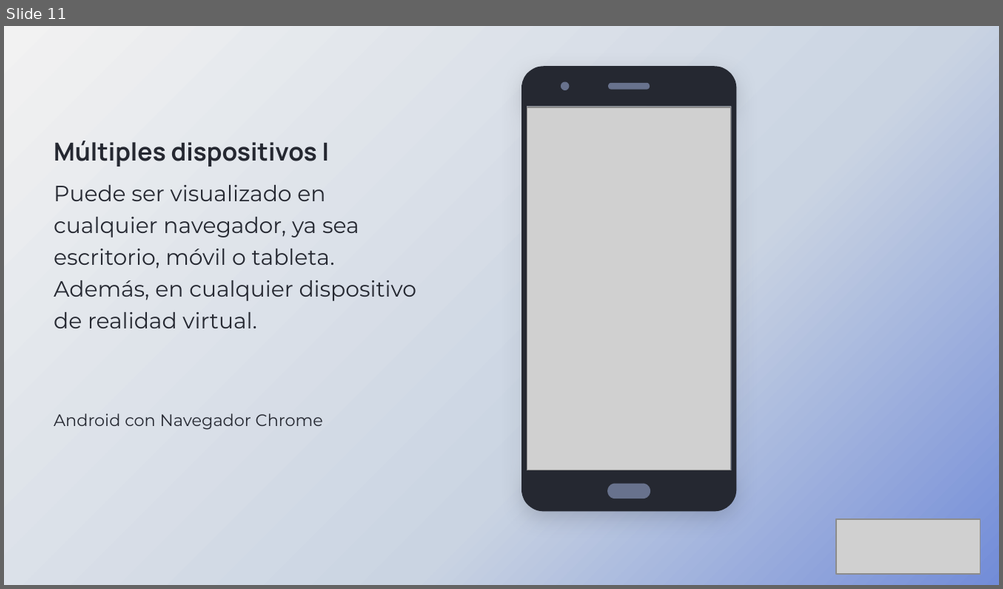
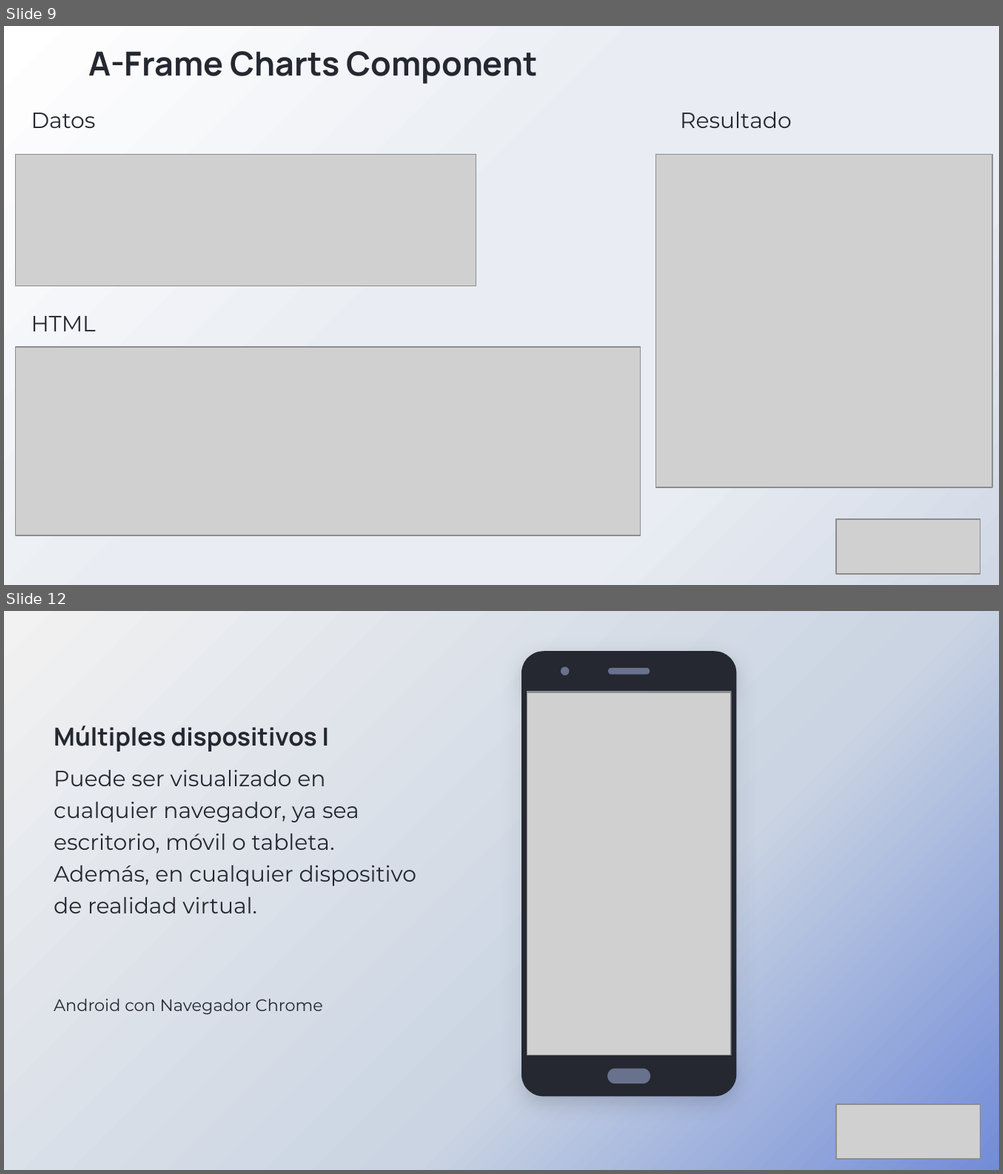
Before and after one commit to adrixp/MemoriaTFG-AdrianPizarroSerrano, a slide deck: PresentaciónTFG_Adrián_Pizarro_Serrano.pptx. Shown one above the other, each under a label of ours: slide 11 before the commit, slides 9 and 12 after it; the slides between them are not shown. The pictures are 1003x589 and 1003x1174 pixels, drawn with LibreOffice and Linux fonts; fonts in the diff are those of the drawing; grey boxes stand for pictures; background and template pictures are left out. Boxes give left, top, right and bottom in pixels: in the first picture for what was removed or moved away, otherwise in the second. Text is boxed around its words. In the diff, an @@ line names an element or a change of style, - is before the commit and + after.

```diff
--- a/PresentaciónTFG_Adrián_Pizarro_Serrano.pptx
+++ b/PresentaciónTFG_Adrián_Pizarro_Serrano.pptx
@@ slide 9 added at [4, 26, 999, 585], background gradient #FFFFFF to #E9EDF3 to #D0D8E5 @@
@@ text added at [88, 51, 538, 84], 24 pt, text #252831, bold @@
+A-Frame Charts Component
@@ text added at [31, 113, 96, 128], 16 pt, text #252831 @@
+Datos
@@ text added at [680, 112, 791, 128], 16 pt, text #252831 @@
+Resultado
@@ picture added at [15, 154, 475, 286] @@
@@ picture added at [655, 154, 992, 488] @@
@@ text added at [31, 316, 96, 332], 16 pt, text #252831 @@
+HTML
@@ picture added at [15, 347, 640, 536] @@
@@ picture added at [836, 520, 979, 574] @@
@@ what was slide 11 is now slide 12 @@
```
Also in this commit, not shown: 4 slides changed, 1 other slide added, 1 slide removed.
